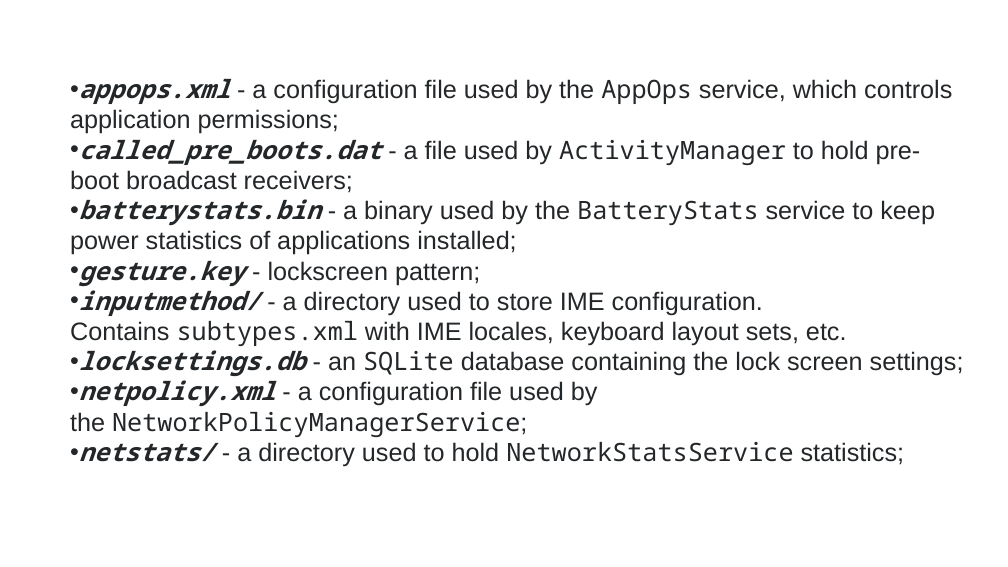
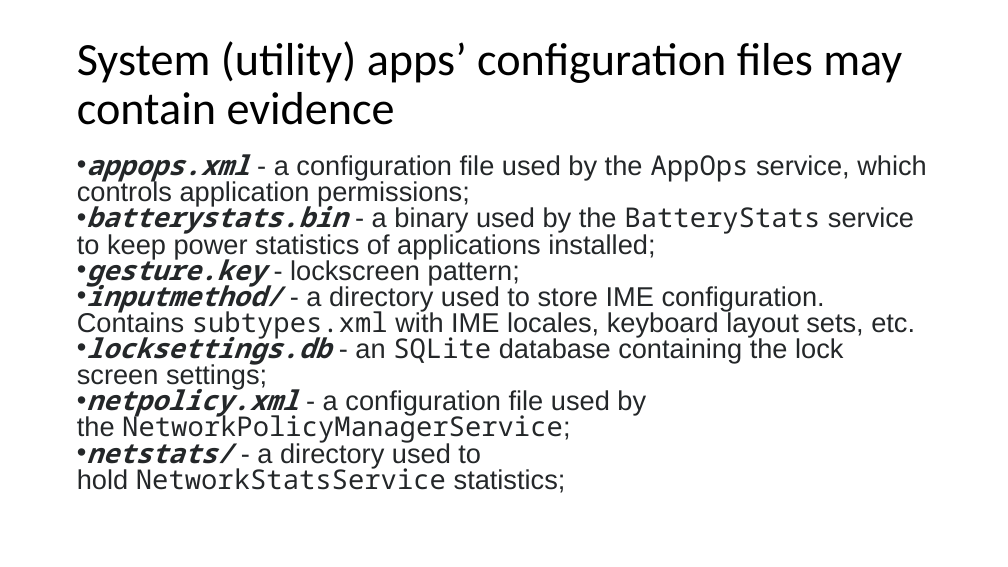
Before and after one commit to frankwxu/digital-forensics-lab, a slide deck: slide 27 of Android10/1_Pixel3_Image.pptx. Drawn at 1008x567 pixels with LibreOffice and Linux fonts; fonts in the diff are those of the drawing; background and template pictures are left out. Boxes give left, top, right and bottom in pixels: in the first picture for what was removed or moved away, otherwise in the second. Text is boxed around its words. In the diff, an @@ line names an element or a change of style, - is before the commit and + after.

```diff
--- a/Android10/1_Pixel3_Image.pptx
+++ b/Android10/1_Pixel3_Image.pptx
@@ title added at box(77, 41, 902, 125), 44 pt, text #000000 @@
+System (utility) apps’ configuration files may contain evidence
@@ text at box(70, 140, 921, 193): paragraph removed @@
-• called_pre_boots.dat - a file used by ActivityManager to hold pre-boot broadcast receivers;
@@ text "appops.xml - a configuration file ...": place and size @@
-text "appops.xml - a configuration file ..." at box(70, 79, 964, 467)
+text "appops.xml - a configuration file ..." at box(77, 154, 927, 493)
@@ text "appops.xml - a configuration file ..." at box(77, 154, 927, 493): size 24 to 25.9 pt; line spacing 1 to 0.8 @@
```
Also in this commit, not shown: 1 slide added, 1 slide removed.
